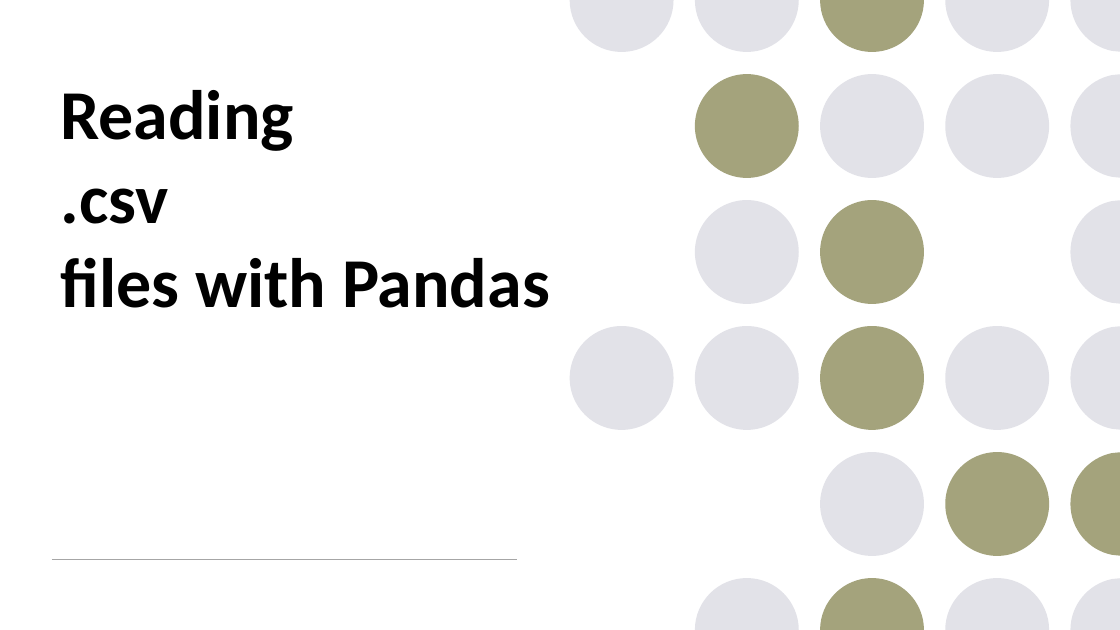
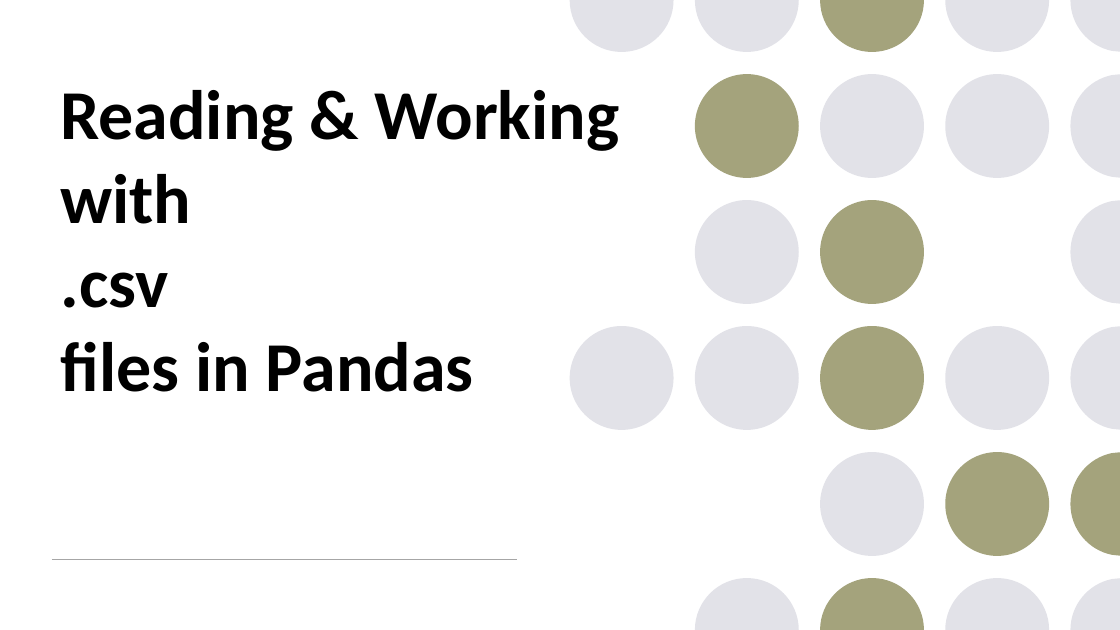
Before and after one commit to torres11991/dap-curriculum, a slide deck: slide 26 of Section07/7.2-Python_pandas.pptx. Drawn at 1120x630 pixels with LibreOffice and Linux fonts; fonts in the diff are those of the drawing. Boxes give left, top, right and bottom in pixels: in the first picture for what was removed or moved away, otherwise in the second. Text is boxed around its words. In the diff, an @@ line names an element or a change of style, - is before the commit and + after.

```diff
--- a/Section07/7.2-Python_pandas.pptx
+++ b/Section07/7.2-Python_pandas.pptx
@@ title at <box>60,90,620,392</box>: text changed @@
-Reading
-.csv
-files with Pandas
+Reading & Working with
+.csv
+files in Pandas
```
Also in this commit, not shown: 1 other slide changed, 1 other file.
